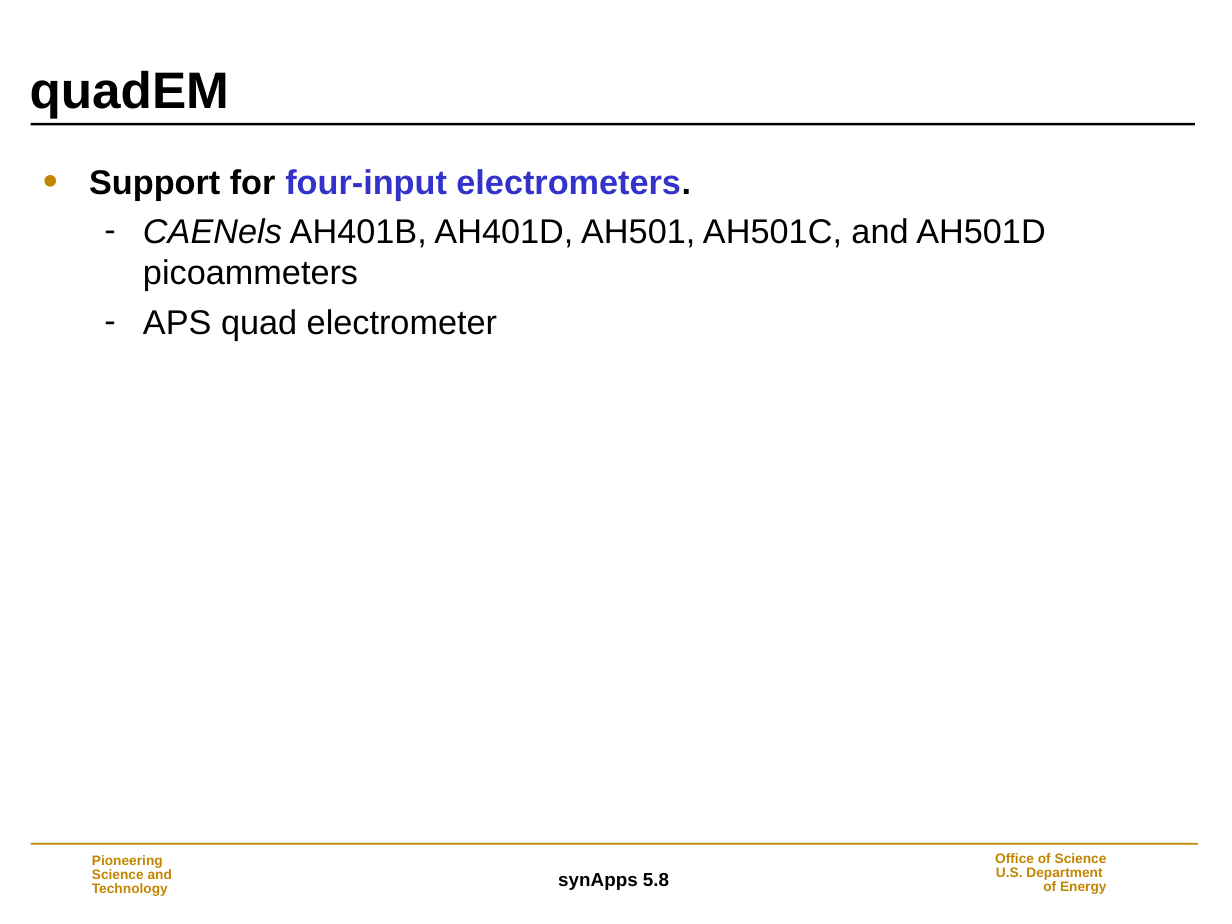
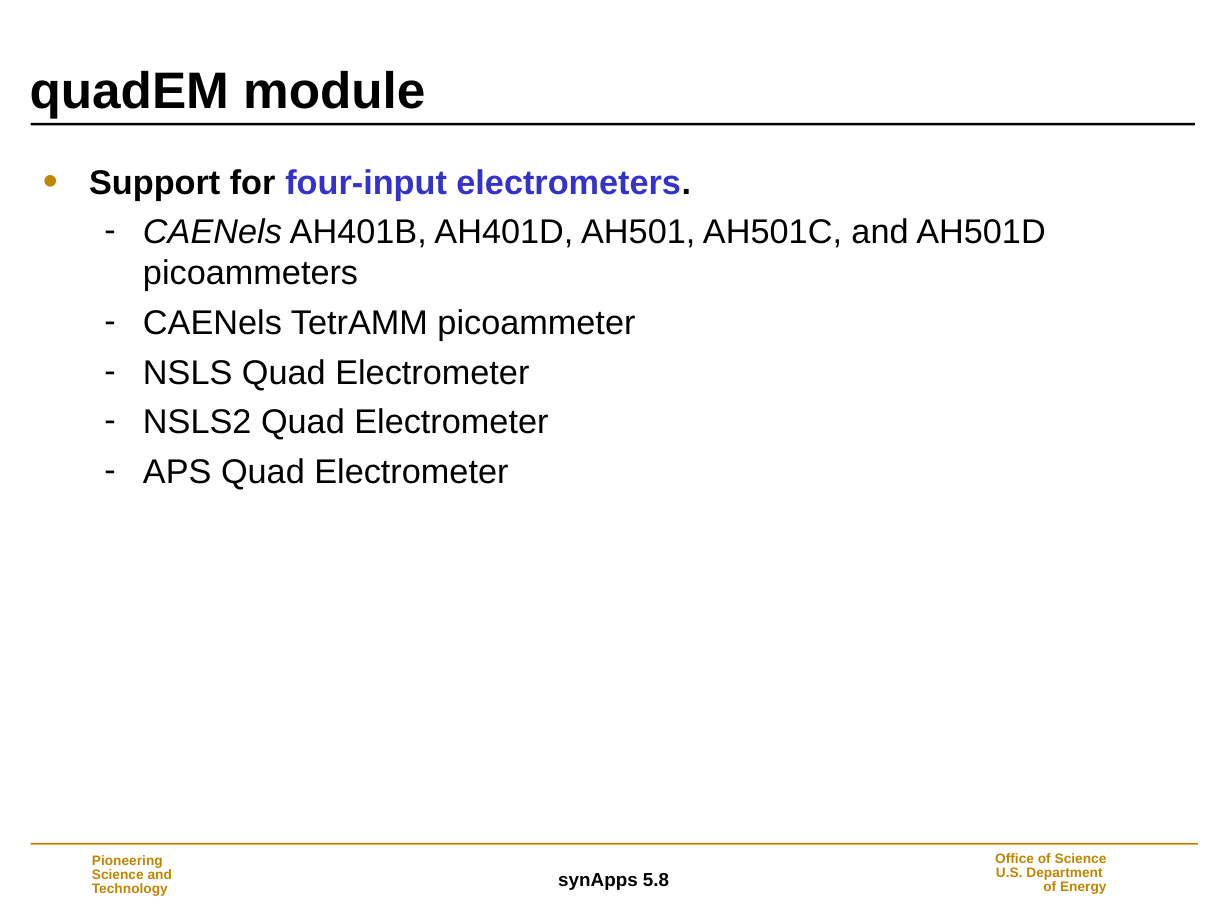
Before and after one commit to EPICS-synApps/support, a slide deck: slide 32 of documentation/IntroToSynApps.ppt (slide 35 before the commit). Drawn at 1232x924 pixels with LibreOffice and Linux fonts; fonts in the diff are those of the drawing; background and template pictures are left out. Boxes give left, top, right and bottom in pixels: in the first picture for what was removed or moved away, otherwise in the second. Text is boxed around its words. In the diff, an @@ line names an element or a change of style, - is before the commit and + after.

```diff
--- a/documentation/IntroToSynApps.ppt
+++ b/documentation/IntroToSynApps.ppt
@@ title at [30,70,425,118]: text changed @@
-quadEM
+quadEM module
@@ text at [143,309,635,489]: text changed @@
-  – APS quad electrometer
+  – CAENels TetrAMM picoammeter
+  – NSLS Quad Electrometer
+  – NSLS2 Quad Electrometer
+  – APS Quad Electrometer
```
Also in this commit, not shown: 42 other slides changed, 5 slides removed.
